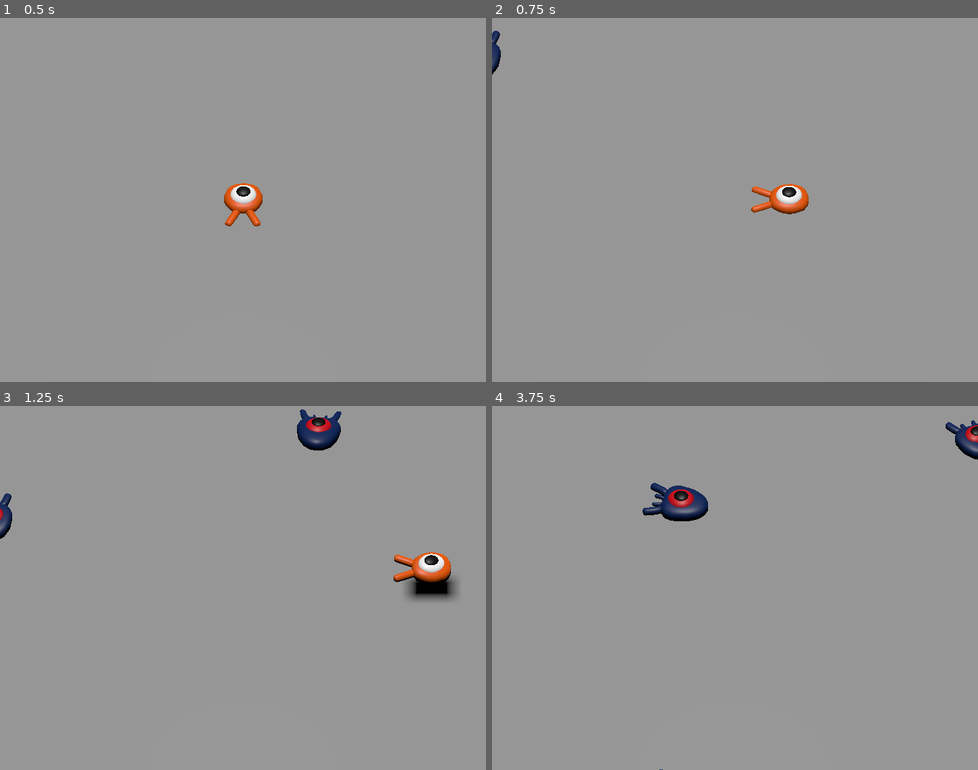
Above: before the commit, frames 1-4 (two rows, left to right).
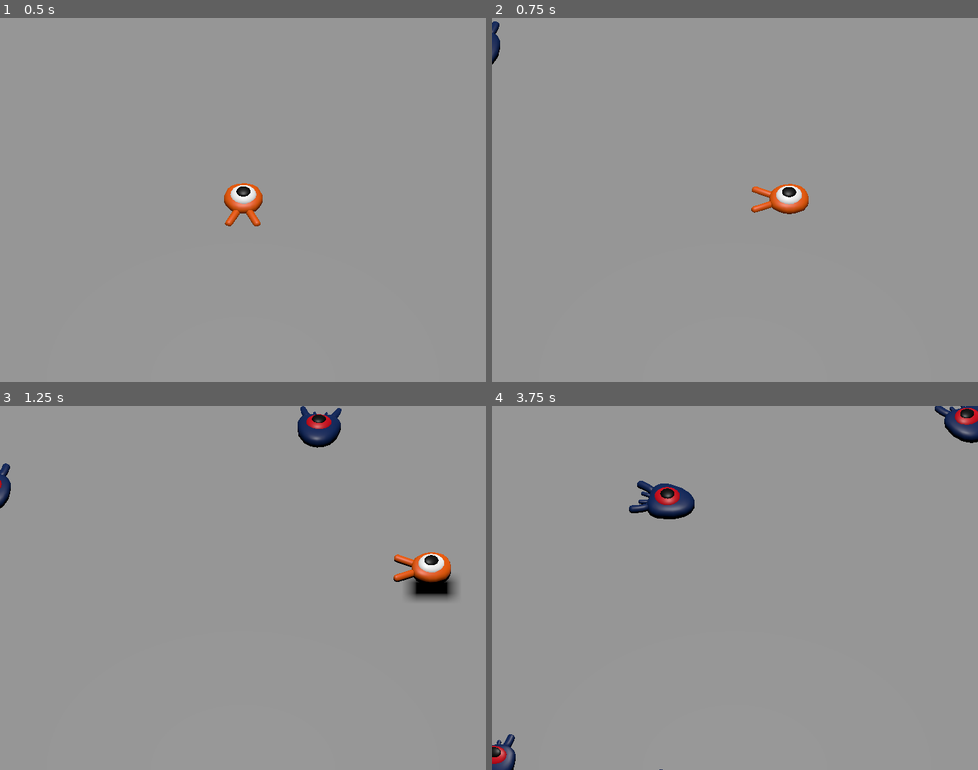
Above: after the commit, the same moments.

Repository: phentos/godot-1st-3d
Game: Godot game, scene res://main.tscn
Two runs of this game, one before a commit and one after it. Both use one fixed random seed, a clock stepped at 60 frames per second and the inputs below.
Inputs:
- Up to frame 1 (0.5 s): no input
- Up to frame 2 (0.75 s): tap Enter at 0.5 s; hold D (move_right) from 0.53 s (still down)
- Up to frame 3 (1.25 s): keep holding D (move_right); tap Space (jump) at 0.77 s
- Up to frame 4 (3.75 s): release D (move_right) at 1.28 s; hold Down (move_back) 1.28-2.03 s; tap Space (jump) at 1.52, 3.02 s; hold D (move_right) 2.03-2.78 s; hold W (move_forward) 2.78-3.53 s; hold Left (move_left) from 3.53 s (still down)

Frame 1 is identical in both runs. In frame 2, 0.1% of the frame differs, in the area x 0-2%, y 0-16%; in frame 3, 0.8%; in frame 4, 2.2%, in the area x 0-100%, y 0-100%.

Commit message:
kill the player

Diff:
--- a/main.gd
+++ b/main.gd
@@ -13,3 +13,7 @@
 	mob.initialize(mob_spawn_location.position, player_position)
 
 	add_child(mob)
+
+
+func _on_player_hit():
+	$MobTimer.stop()
--- a/main.tscn
+++ b/main.tscn
@@ -44,7 +44,6 @@
 shadow_enabled = true
 
 [node name="Player" parent="." unique_id=1098764046 instance=ExtResource("1_ig7tw")]
-collision_mask = 6
 
 [node name="CameraPivot" type="Marker3D" parent="." unique_id=2102943694]
 transform = Transform3D(1, 0, 0, 0, 0.70710677, 0.70710677, 0, -0.70710677, 0.70710677, 0, 0, 0)
@@ -76,10 +75,11 @@
 curve = SubResource("Curve3D_h2yge")
 
 [node name="SpawnLocation" type="PathFollow3D" parent="SpawnPath" unique_id=1799526730]
-transform = Transform3D(0.002688003, 0, -0.99999624, 0, 1, 0, 0.99999624, 0, 0.002688003, -13.404416, 0, -14.455486)
+transform = Transform3D(0.0026880025, 0, -0.99999607, 0, 1, 0, 0.99999607, 0, 0.0026880025, -13.404416, 0, -14.455486)
 
 [node name="MobTimer" type="Timer" parent="." unique_id=2002213541]
 wait_time = 0.5
 autostart = true
 
+[connection signal="hit" from="Player" to="." method="_on_player_hit"]
 [connection signal="timeout" from="MobTimer" to="." method="_on_mob_timer_timeout"]
--- a/mob.gd
+++ b/mob.gd
@@ -2,10 +2,10 @@
 
 signal squashed
 
-@export var min_speed = 10
+@export var min_speed = 8
 @export var max_speed = 18
 
-func _physics_process(delta):
+func _physics_process(_delta):
 	move_and_slide()
 
 func initialize(start_position, player_position):
--- a/player.gd
+++ b/player.gd
@@ -1,4 +1,6 @@
 extends CharacterBody3D
+
+signal hit
 
 @export var speed = 14
 @export var fall_acceleration = 75
@@ -52,3 +54,10 @@
 				bonk_bonus += 1
 				target_velocity.y = bounce_impulse
 				break
+
+func die():
+	hit.emit()
+	queue_free()
+
+func _on_mob_detector_body_entered(_body):
+	die()
--- a/player.tscn
+++ b/player.tscn
@@ -5,6 +5,10 @@
 
 [sub_resource type="SphereShape3D" id="SphereShape3D_onrkg"]
 radius = 0.8
+
+[sub_resource type="CylinderShape3D" id="CylinderShape3D_onrkg"]
+height = 0.11463928
+radius = 1.0
 
 [node name="Player" type="CharacterBody3D" unique_id=1098764046]
 collision_mask = 6
@@ -17,3 +21,14 @@
 [node name="CollisionShape3D" type="CollisionShape3D" parent="." unique_id=918770522]
 transform = Transform3D(1, 0, 0, 0, 1, 0, 0, 0, 1, 0, 0.79706985, 0)
 shape = SubResource("SphereShape3D_onrkg")
+
+[node name="MobDetector" type="Area3D" parent="." unique_id=1527158352]
+collision_layer = 0
+collision_mask = 2
+monitorable = false
+
+[node name="CollisionShape3D" type="CollisionShape3D" parent="MobDetector" unique_id=1596657559]
+transform = Transform3D(1, 0, 0, 0, 1, 0, 0, 0, 1, 0.007336855, 0.7057736, -0.016895384)
+shape = SubResource("CylinderShape3D_onrkg")
+
+[connection signal="body_entered" from="MobDetector" to="." method="_on_mob_detector_body_entered"]
